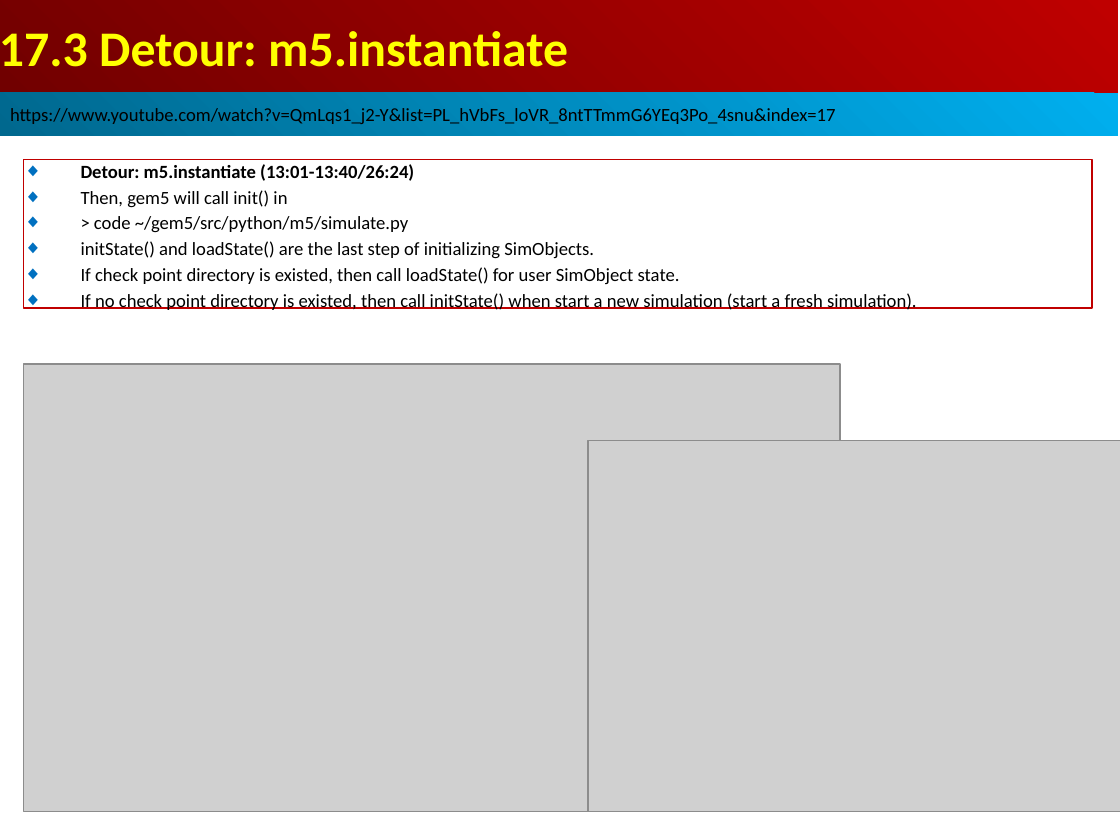
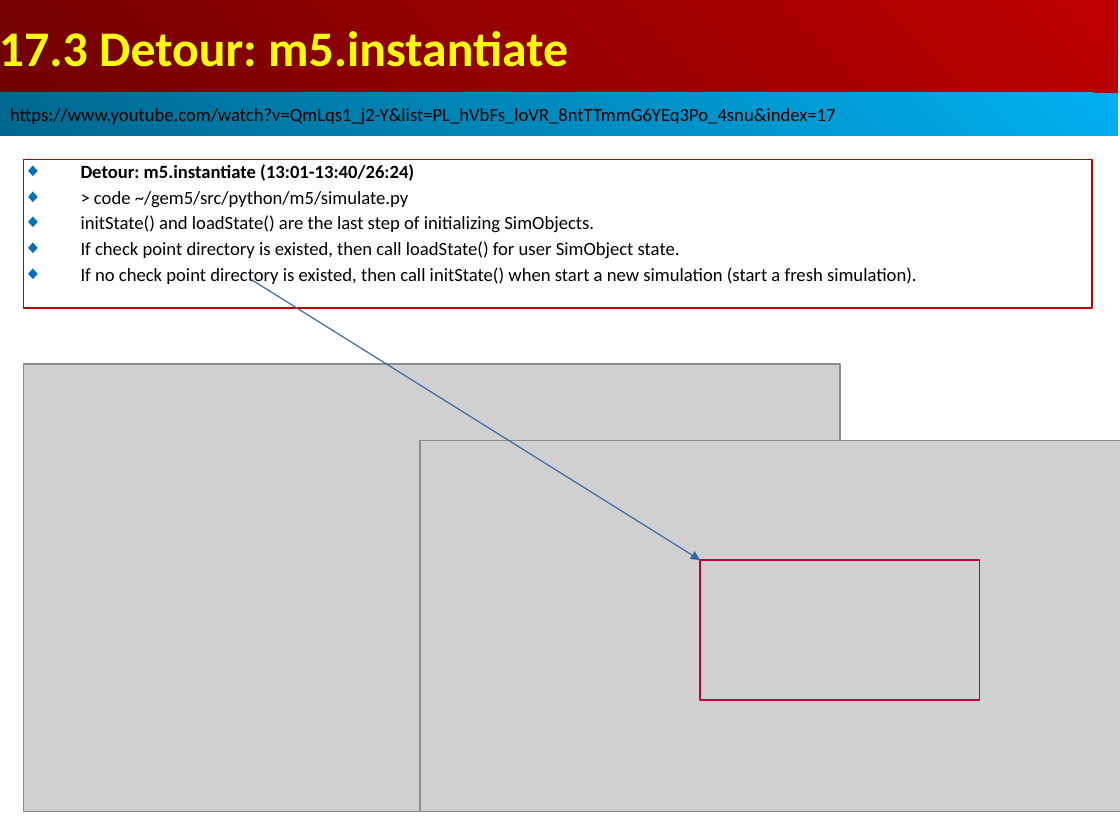
Before and after one commit to peterhchen/AIU_CS850_Gem5_McPAT, a slide deck: slide 20 of 050_Gem5/017.SimObj_02/000_Video/017.SimObj_02.ppt. Drawn at 1120x840 pixels with LibreOffice and Linux fonts; fonts in the diff are those of the drawing; grey boxes stand for pictures. Boxes give left, top, right and bottom in pixels: in the first picture for what was removed or moved away, otherwise in the second. Text is boxed around its words. In the diff, an @@ line names an element or a change of style, - is before the commit and + after.

```diff
--- a/050_Gem5/017.SimObj_02/000_Video/017.SimObj_02.ppt
+++ b/050_Gem5/017.SimObj_02/000_Video/017.SimObj_02.ppt
@@ text in rectangle at [81, 190, 287, 208]: paragraph removed @@
-◆ Then, gem5 will call init() in
@@ arrow added from (252, 280) to (700, 560), #3465A4 0.74 pt @@
@@ picture: place and size @@
-picture at [588, 440, 1120, 811]
+picture at [420, 440, 1120, 811]
@@ rectangle added at [700, 560, 980, 700], outline #BF0041 0.74 pt @@
```
Also in this commit, not shown: 1 other slide changed, 1 slide added.
